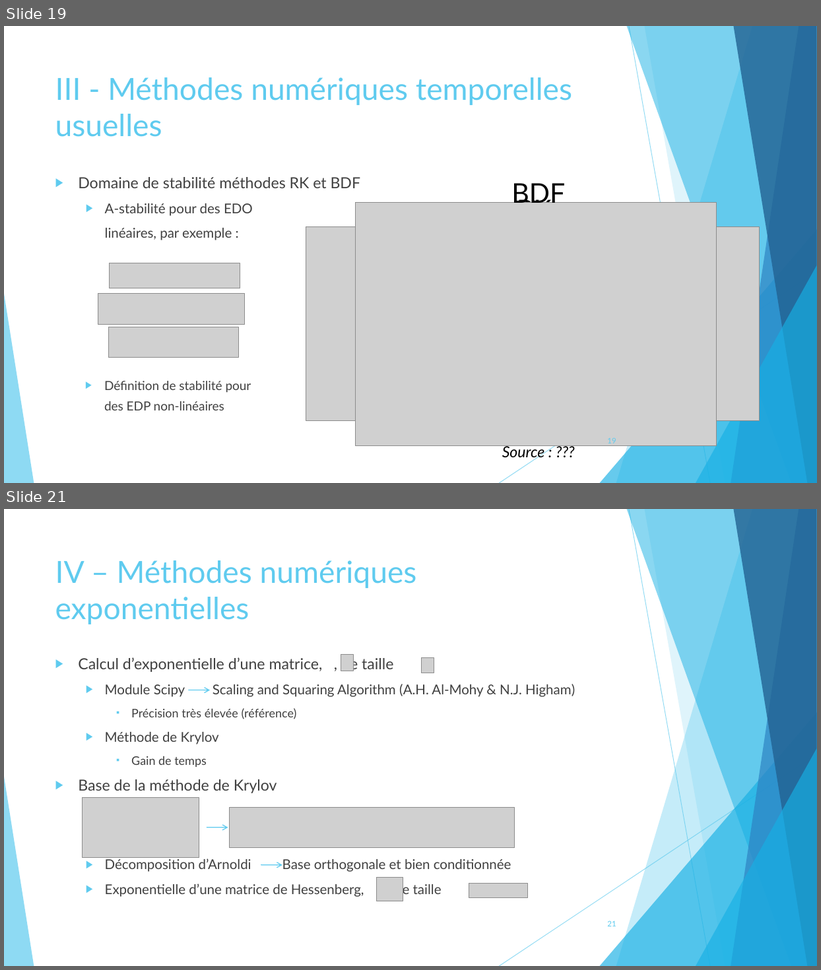
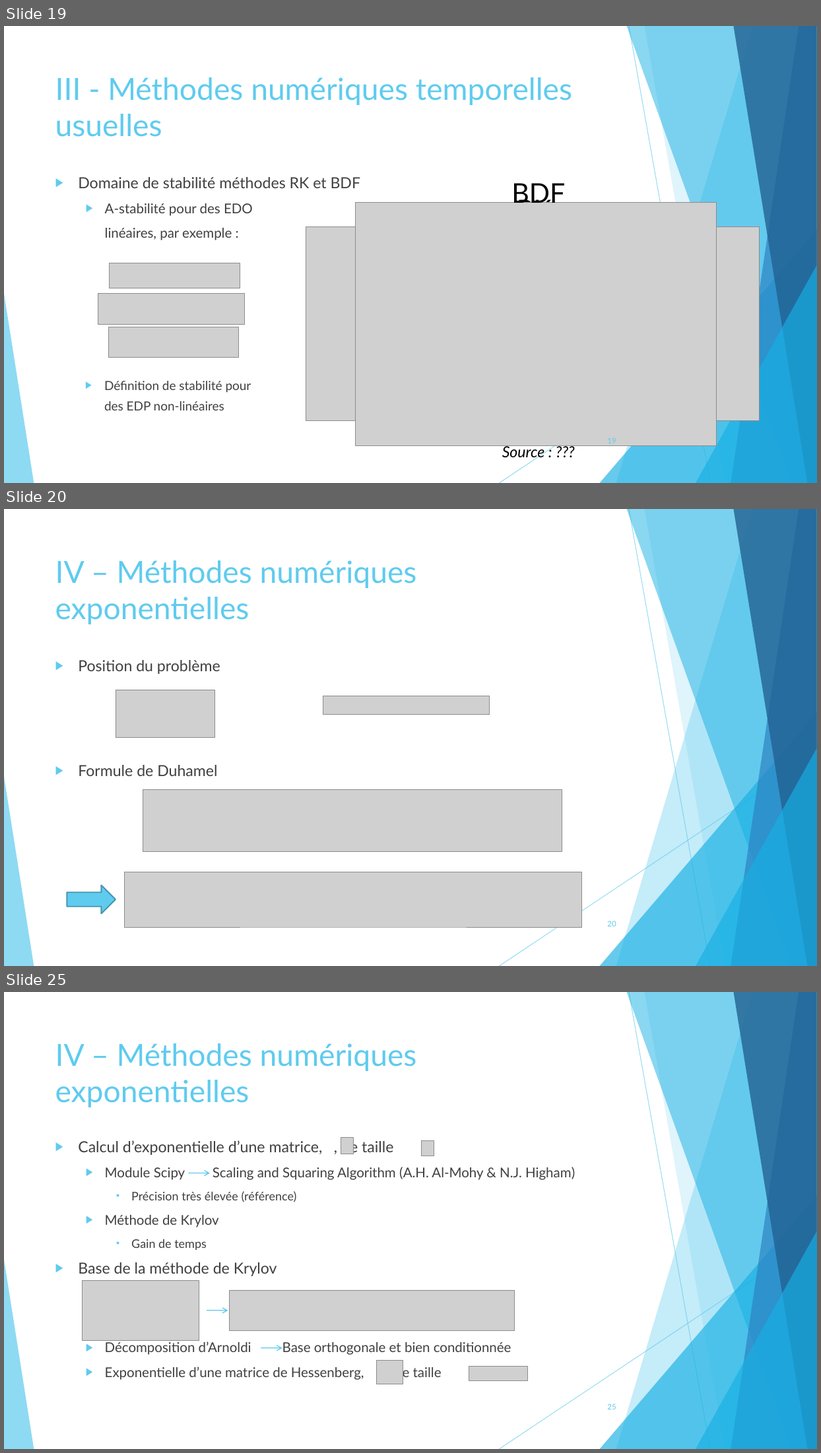
Before and after one commit to pierreXVI/PIE, a slide deck: oral_presentation/Oral_presentation_12_02_2019.pptx. Shown one above the other, each under a label of ours: slides 19 and 21 before the commit, slides 19, 20 and 25 after it; the slides between them are not shown. The pictures are 821x970 and 821x1453 pixels, drawn with LibreOffice and Linux fonts; fonts in the diff are those of the drawing; grey boxes stand for pictures. Boxes give left, top, right and bottom in pixels: in the first picture for what was removed or moved away, otherwise in the second. Text is boxed around its words. In the diff, an @@ line names an element or a change of style, - is before the commit and + after.

```diff
--- a/oral_presentation/Oral_presentation_12_02_2019.pptx
+++ b/oral_presentation/Oral_presentation_12_02_2019.pptx
@@ slide 20 added at box(4, 509, 817, 966), background #FFFFFF; not listed: 10 template elements that a slide beside it also shows @@
@@ title added at box(55, 560, 417, 625), 36 pt, text #5FCBEF @@
+IV – Méthodes numériques exponentielles
@@ text added at box(78, 660, 220, 776), 18 pt, text #404040 @@
+▶ Position du problème
+▶ Formule de Duhamel
@@ picture added at box(116, 690, 215, 738) @@
@@ picture added at box(323, 696, 490, 714) @@
@@ picture added at box(143, 789, 562, 852) @@
@@ picture added at box(125, 872, 582, 927) @@
@@ right arrow added at box(67, 885, 116, 914), fill #5FCBEF, outline #4696B1 1.5 pt @@
@@ page number added at box(607, 921, 616, 927), 9 pt, text #5FCBEF @@
+20
@@ what was slide 21 is now slide 25 @@
@@ page number at box(607, 1404, 616, 1410): text changed @@
-21
+25
```
Also in this commit, not shown: 4 other slides added, 2 slides removed, 12 other files.
